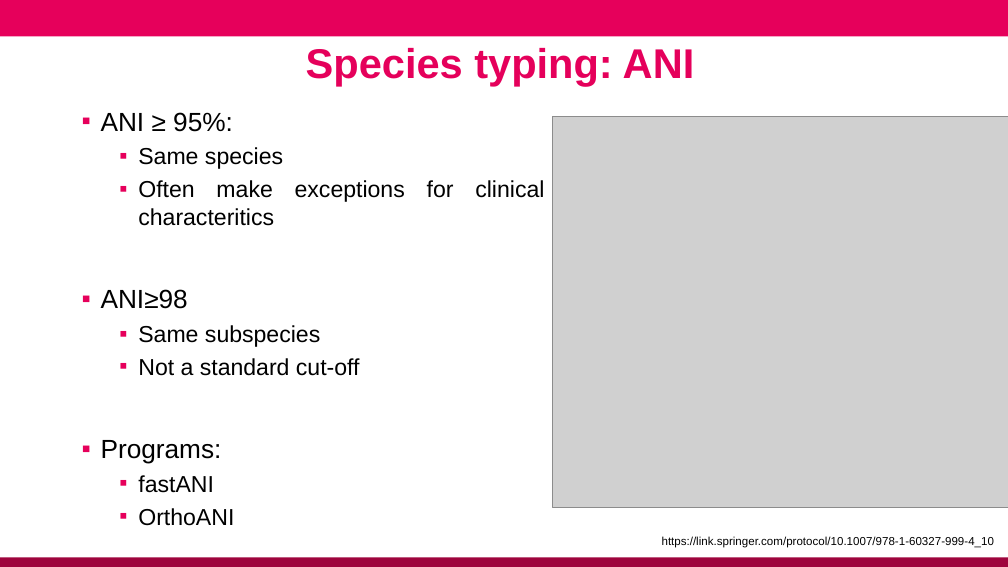
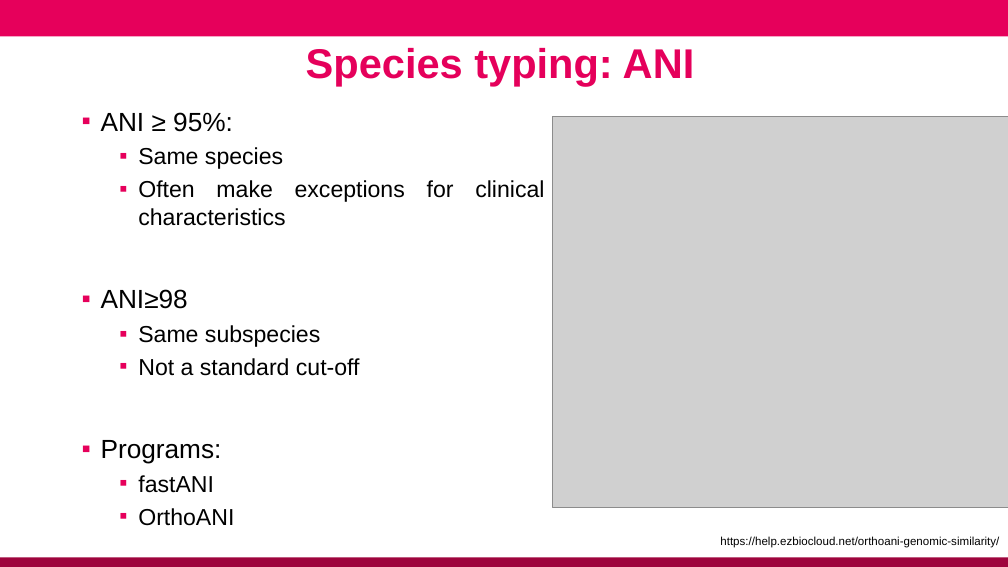
Before and after one commit to conmeehan/conmeehan.github.io, a slide deck: slide 6 of PathogenDataCourse/SlideSets/StrainTypingAndGenEpi.pptx. Drawn at 1008x567 pixels with LibreOffice and Linux fonts; fonts in the diff are those of the drawing; grey boxes stand for pictures; background and template pictures are left out. Boxes give left, top, right and bottom in pixels: in the first picture for what was removed or moved away, otherwise in the second. Text is boxed around its words. In the diff, an @@ line names an element or a change of style, - is before the commit and + after.

Commit message:
Fixed link

```diff
--- a/PathogenDataCourse/SlideSets/StrainTypingAndGenEpi.pptx
+++ b/PathogenDataCourse/SlideSets/StrainTypingAndGenEpi.pptx
@@ text at (138, 180, 544, 226): text changed @@
-  ▪ Often make exceptions for clinical characteritics
+  ▪ Often make exceptions for clinical characteristics
@@ text at (720, 536, 999, 548): text changed @@
-https://link.springer.com/protocol/10.1007/978-1-60327-999-4_10
+https://help.ezbiocloud.net/orthoani-genomic-similarity/
```
Also in this commit, not shown: 2 other slides changed, 3 slides added, 1 other file.
